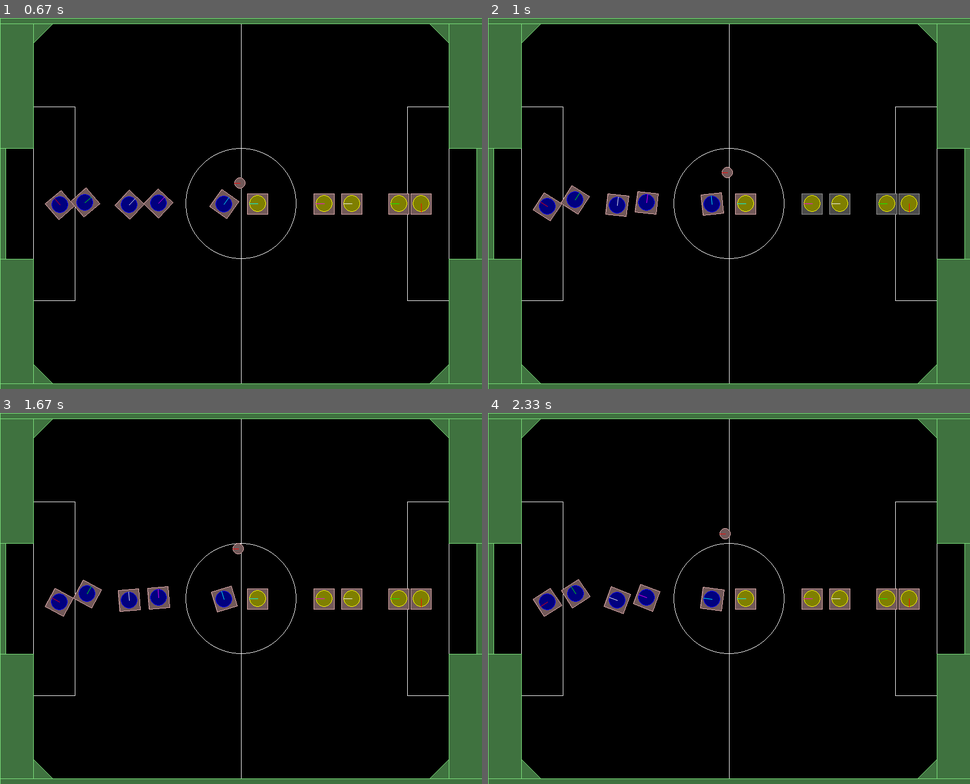
Above: before the commit, frames 1-4 (two rows, left to right).
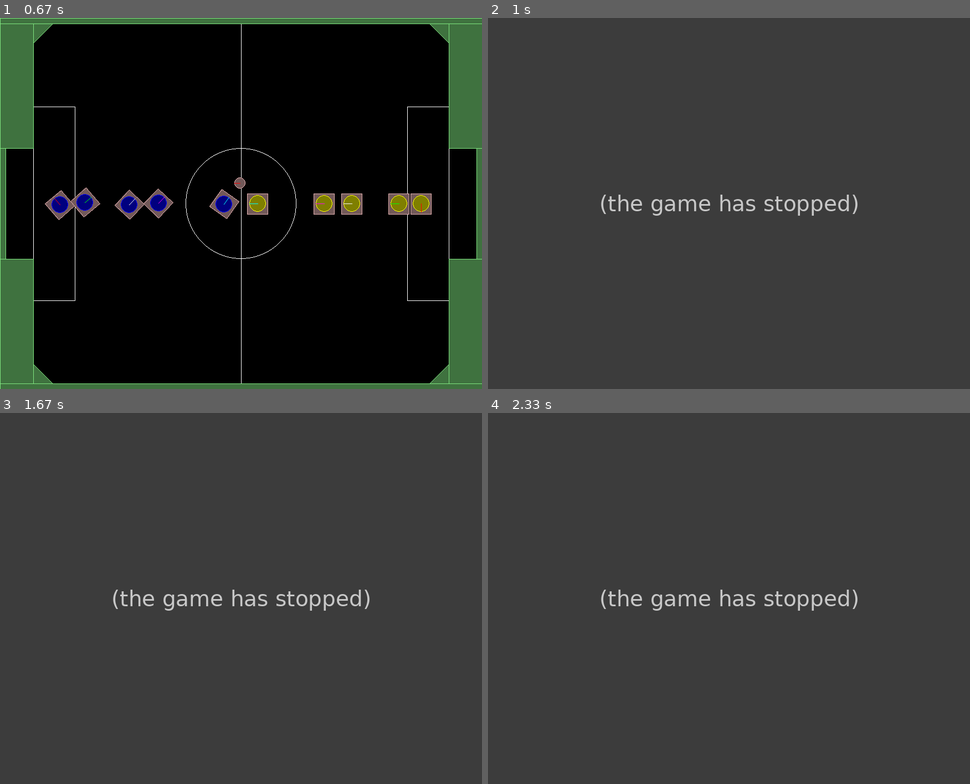
Above: after the commit, the same moments.

Repository: unball/python_simulator
Game: pygame game, started from example.py
The game is run twice, just before and just after one commit, with the same random seed, the same clock (stepped at 60 frames per second) and the same inputs.
Inputs (mouse positions are in pixels of both pictures, inside the frame that each line leads up to):
- Up to frame 1 (0.67 s): tap Space at 0.33 s
- Up to frame 2 (1 s): hold Esc from 0.67 s (still down); move the mouse to (598, 184) at 0.7 s; tap Space at 0.73 s
- Up to frame 3 (1.67 s): tap Space at 1.03, 1.63 s; release Esc at 1.2 s; click (245, 483) at 1.28 s; move the mouse to (313, 472) at 1.6 s
- Up to frame 4 (2.33 s): tap Space at 1.93, 2.2 s; move the mouse to (902, 643) at 2.17 s

Frame 1 is identical in both runs. In frame 2, 100% of the frame differs, in the area x 0-100%, y 0-100%; in frame 3, 100%; in frame 4, 100%.
After the commit the program exited at 0.67 s; later frames show no game.

Commit message:
ajustada a leitura de eventos para quando acontecer algum evento de saida so simulador ele finalize imediatamente e tambem inserida a possibilidade de desenhar campos vetoriais no chao (object ground tem um atributo self.draw_field, setar para true) e tambem se definindo um step para que a simulaçao nao demore demais

Diff:
--- a/objects_on_field/objects.py
+++ b/objects_on_field/objects.py
@@ -10,6 +10,7 @@
 from objects_on_field.physics_engine import *
 from constants import *
 import math as m
+import numpy as np
 
 
 class Ball(PhysicsBall):
@@ -70,9 +71,14 @@
                 ((75,35), (60, 35)), ((-75,35), (-60, 35)),
                 ((75,-35), (60, -35)), ((-75,-35), (-60, -35)))
 
+    def __init__(self, world, friction_modifier = '', draw_field=False):
+        self.world = world
+        self.draw_field = draw_field
+        self.arrow_step = 7
+        if draw_field:
+            self.pos_fild = self.calculate_pos_fild()
+            self.angle_field = np.zeros(self.pos_fild.shape[0], dtype=float)
 
-    def __init__(self, world, friction_modifier = ''):
-        self.world = world
 
     def update(self):
         self.world.renderer.DrawCircle(self.world.renderer.to_screen(b2Vec2(0,0)),
@@ -83,10 +89,46 @@
                 self.world.renderer.to_screen(b2Vec2(Ground.pos_lines[x][1])),
                 WHITE)
 
-        # arrow = self.world.renderer.DrawSegment(
-        #     self.world.renderer.to_screen((0, 1.5)),
-        #     self.world.renderer.to_screen((3, 1.5)), WHITE)
-        # arrow = self.world.renderer.DrawPoint(self.world.renderer.to_screen((3, 1.5)),2, WHITE)
+        if self.draw_field:
+            self.draw_field_on_ground()
+
+    def calculate_pos_fild(self):
+        x = np.arange(-FIELD_H/2, FIELD_H/2, self.arrow_step)
+        y = np.arange(-FIELD_W/2, FIELD_W/2, self.arrow_step)
+        X,Y = np.meshgrid(x, y)
+        XY = np.array([X.flatten(), Y.flatten()]).T
+
+        return XY
+
+    def draw_field_on_ground(self):
+        for i in range(len(self.pos_fild)):
+            theta = self.angle_field[i]
+            c, s = np.cos(theta), np.sin(theta)
+            R = np.array(((c, -s), (s, c)))
+            v2_ = self.pos_fild[i] + np.dot(R, np.array([self.pos_fild[i][0]-(self.arrow_step/2),self.pos_fild[i][1]]) - self.pos_fild[i] )
+            v1_ = self.pos_fild[i] + np.dot(R, np.array([self.pos_fild[i][0]+(self.arrow_step/2), self.pos_fild[i][1]]) - self.pos_fild[i])
+            arrow = self.world.renderer.DrawSegment(
+                self.world.renderer.to_screen((
+                    v2_
+                    )),
+                self.world.renderer.to_screen((
+                    v1_
+                    )) , WHITE)
+            arrow = self.world.renderer.DrawPoint(self.world.renderer.to_screen((
+                v1_
+            )),2, WHITE)
+
+            # arrow = self.world.renderer.DrawSegment(
+            #     self.world.renderer.to_screen((
+            #         self.pos_fild[i] + np.dot(R, (self.pos_fild[i] - np.array([self.pos_fild[i][0]-(self.arrow_step/2),self.pos_fild[i][1]])))
+            #         self.pos_fild[i][0]-(self.arrow_step/2),self.pos_fild[i][1]
+            #         )),
+            #     self.world.renderer.to_screen((
+            #         self.pos_fild[i][0]+(self.arrow_step/2), self.pos_fild[i][1]
+            #         )) , WHITE)
+            # arrow = self.world.renderer.DrawPoint(self.world.renderer.to_screen((
+            #     self.pos_fild[i][0]+(self.arrow_step/2), self.pos_fild[i][1]
+            # )),2, WHITE)
 
 class Trajectory(object):
     def __init__(self, world, color, size):
--- a/pygame_framework/backends/pygame_framework.py
+++ b/pygame_framework/backends/pygame_framework.py
@@ -280,6 +280,9 @@
         Check for pygame events (mainly keyboard/mouse events).
         Passes the events onto the GUI also.
         """
+        if not self.keep_running:
+            return False
+
         for event in pygame.event.get():
             if event.type == QUIT or (event.type == KEYDOWN and event.key == Keys.K_ESCAPE):
                 return False
@@ -370,6 +373,8 @@
         try:
             if self.render:
                 self.keep_running = self.checkEvents()
+                if not self.keep_running:
+                    raise KeyboardInterrupt
                 self.screen.fill((0, 0, 0))
 
             # Check keys that should be checked every loop (not only on initial
@@ -383,10 +388,11 @@
                 pygame.display.flip()
                 clock.tick(self.settings.hz)
                 self.fps = clock.get_fps()
-
+        except KeyboardInterrupt:
+            pass
         except Exception as inst:
             print(inst)
-            exit(1)
+            pass
 
     def close(self):
         if self.render:
@@ -406,6 +412,10 @@
         if down:
             if key == Keys.K_SPACE:
                 self.pause = not self.pause
+            # if key == Keys.K_ESCAPE:
+            #     self.keep_running = not self.keep_running
+
+            # if event.type == QUIT or (event.type == KEYDOWN and event.key == Keys.K_ESCAPE)
             #if key == Keys.K_z:       # Zoom in
             #    self.viewZoom = min(1.1 * self.viewZoom, 50.0)
             #elif key == Keys.K_x:     # Zoom out
--- a/pygame_framework/framework.py
+++ b/pygame_framework/framework.py
@@ -280,7 +280,7 @@
 
         if query.fixture:
             body = query.fixture.body
-            body.ApplyAngularImpulse(10**3, True)
+            body.ApplyAngularImpulse(15**3, True)
 
     def rotateRight(self, p):
         """
@@ -300,7 +300,7 @@
 
         if query.fixture:
             body = query.fixture.body
-            body.ApplyAngularImpulse(-10**3, True)
+            body.ApplyAngularImpulse(-15**3, True)
 
 
     def MouseUp(self, p):
